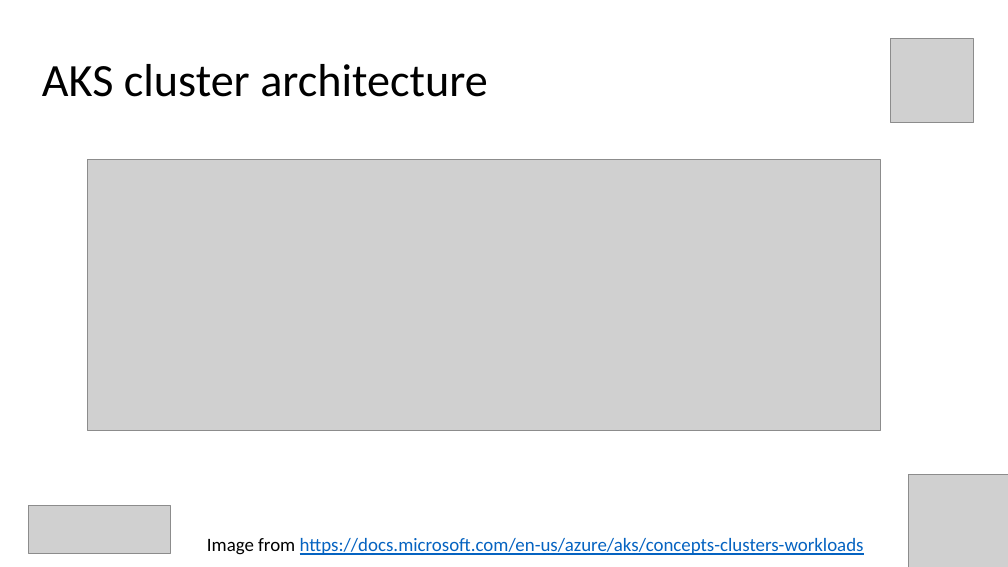
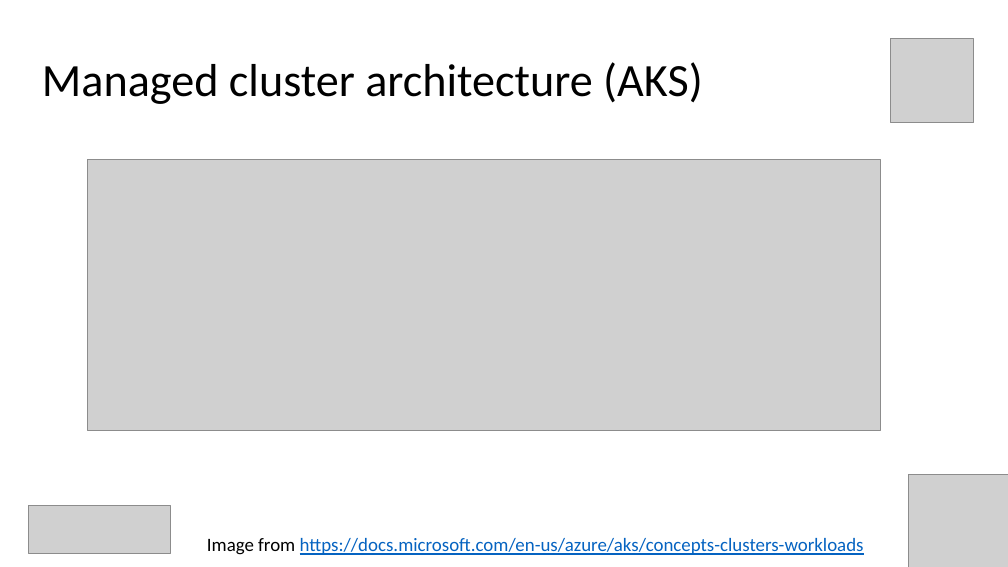
Before and after one commit to Infrastructure-AsCode/aks-101, a slide deck: slide 14 of slides/k8s-101.pptx (slide 21 before the commit). Drawn at 1008x567 pixels with LibreOffice and Linux fonts; fonts in the diff are those of the drawing; grey boxes stand for pictures. Boxes give left, top, right and bottom in pixels: in the first picture for what was removed or moved away, otherwise in the second. Text is boxed around its words. In the diff, an @@ line names an element or a change of style, - is before the commit and + after.

```diff
--- a/slides/k8s-101.pptx
+++ b/slides/k8s-101.pptx
@@ title at [42, 62, 703, 104]: text changed @@
-AKS cluster architecture
+Managed cluster architecture (AKS)
```
Also in this commit, not shown: 11 other slides changed, 1 slide added, 7 slides removed, 2 other files.
